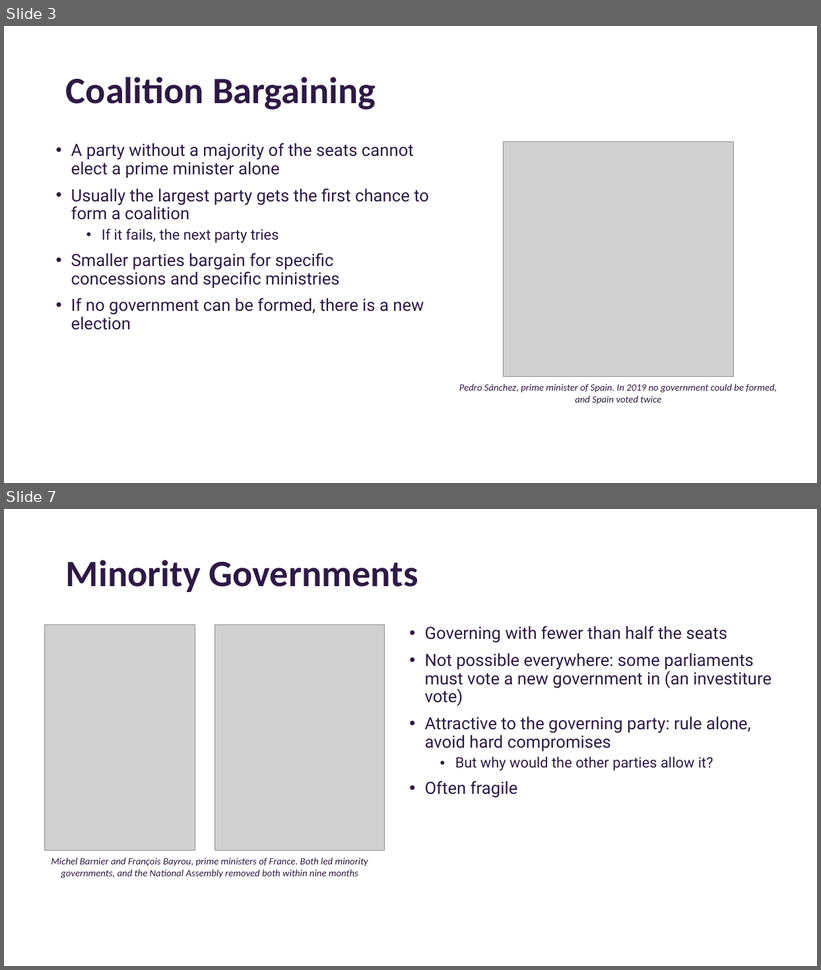
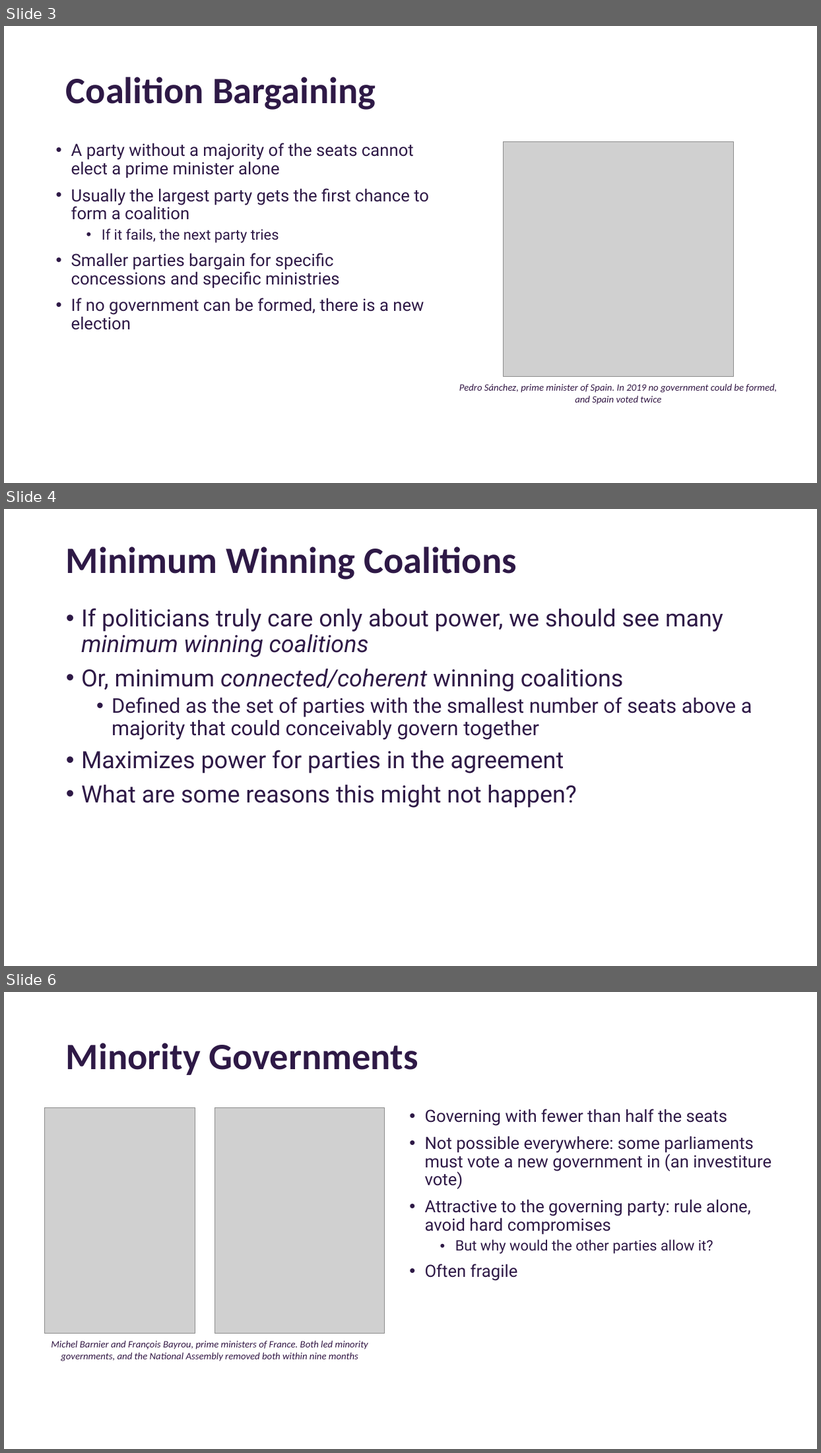
Before and after one commit to Will-Horne/will-horne.github.io, a slide deck: posc-3710/2026-10-28-how-governments-form.pptx. Shown one above the other, each under a label of ours: slides 3 and 7 before the commit, slides 3, 4 and 6 after it; the slides between them are not shown. The pictures are 821x970 and 821x1453 pixels, drawn with LibreOffice and Linux fonts; fonts in the diff are those of the drawing; grey boxes stand for pictures; background and template pictures are left out. Boxes give left, top, right and bottom in pixels: in the first picture for what was removed or moved away, otherwise in the second. Text is boxed around its words. In the diff, an @@ line names an element or a change of style, - is before the commit and + after.

Commit message:
Update How Governments Form; add The Other Challengers

```diff
--- a/posc-3710/2026-10-28-how-governments-form.pptx
+++ b/posc-3710/2026-10-28-how-governments-form.pptx
@@ slide 4 added at [4,509,817,966], background picture (left out) @@
@@ title added at [66,547,517,580], 44 pt, text #2E1946, bold @@
+Minimum Winning Coalitions
@@ text added at [81,608,752,808], 28 pt, text #2E1946 @@
+• If politicians truly care only about power, we should see many minimum winning coalitions
+• Or, minimum connected/coherent winning coalitions
+  • Defined as the set of parties with the smallest number of seats above a majority that could conceivably govern together
+• Maximizes power for parties in the agreement
+• What are some reasons this might not happen?
@@ what was slide 7 is now slide 6 @@
```
Also in this commit, not shown: 6 slides changed, 2 other slides added, 2 slides removed, 4 other files.
